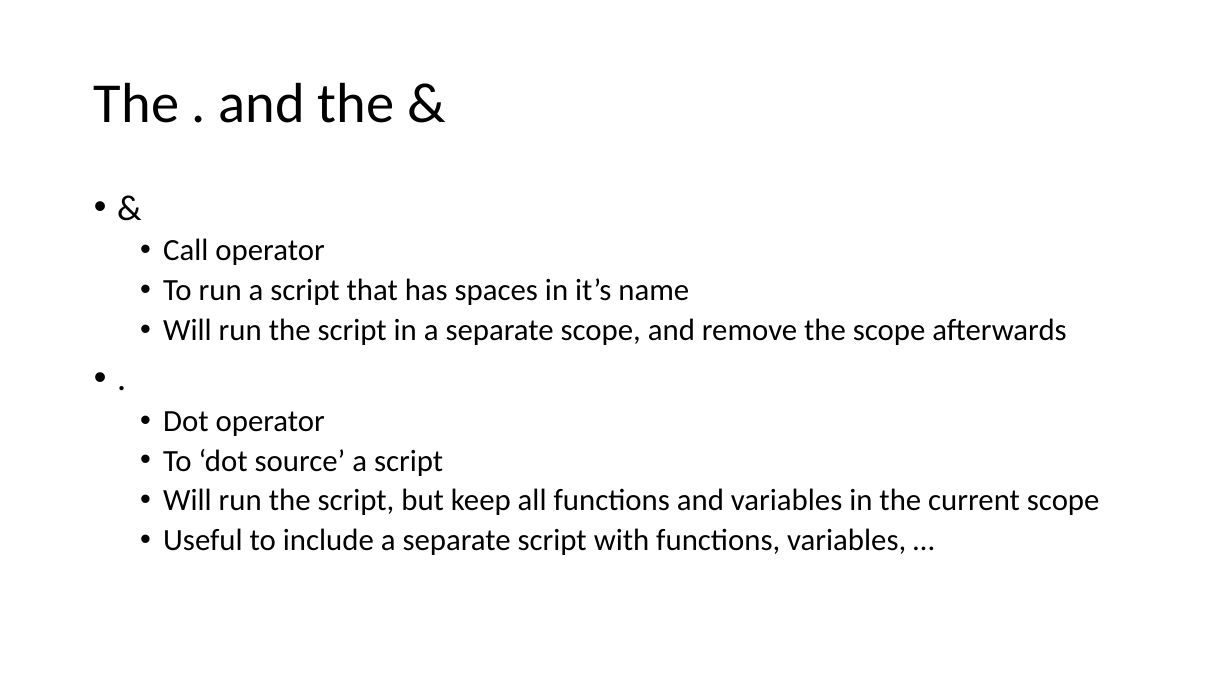
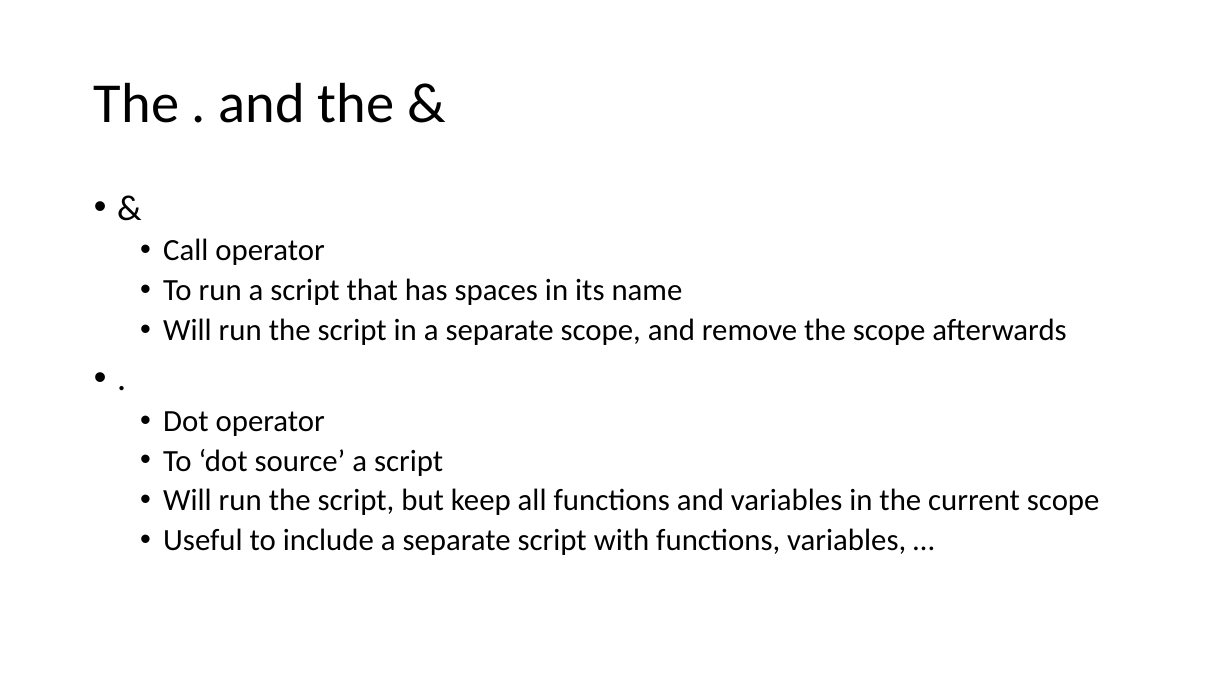
Before and after one commit to mjochen/PS-Basic-course, a slide deck: slide 41 of 2 - Scripting.pptx. Drawn at 1232x693 pixels with LibreOffice and Linux fonts; fonts in the diff are those of the drawing. Boxes give left, top, right and bottom in pixels: in the first picture for what was removed or moved away, otherwise in the second. Text is boxed around its words. In the diff, an @@ line names an element or a change of style, - is before the commit and + after.

```diff
--- a/2 - Scripting.pptx
+++ b/2 - Scripting.pptx
@@ text at [163,278,683,305]: text changed @@
-  • To run a script that has spaces in it’s name
+  • To run a script that has spaces in its name
```
Also in this commit, not shown: 2 other slides changed, 1 other file.
